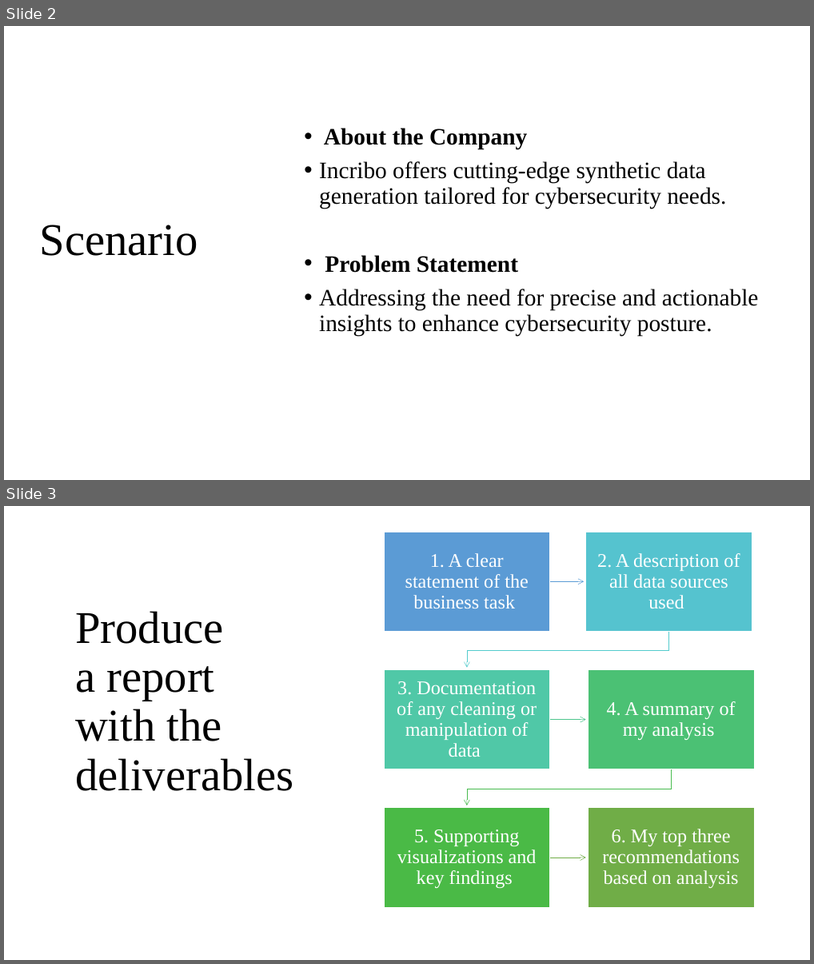
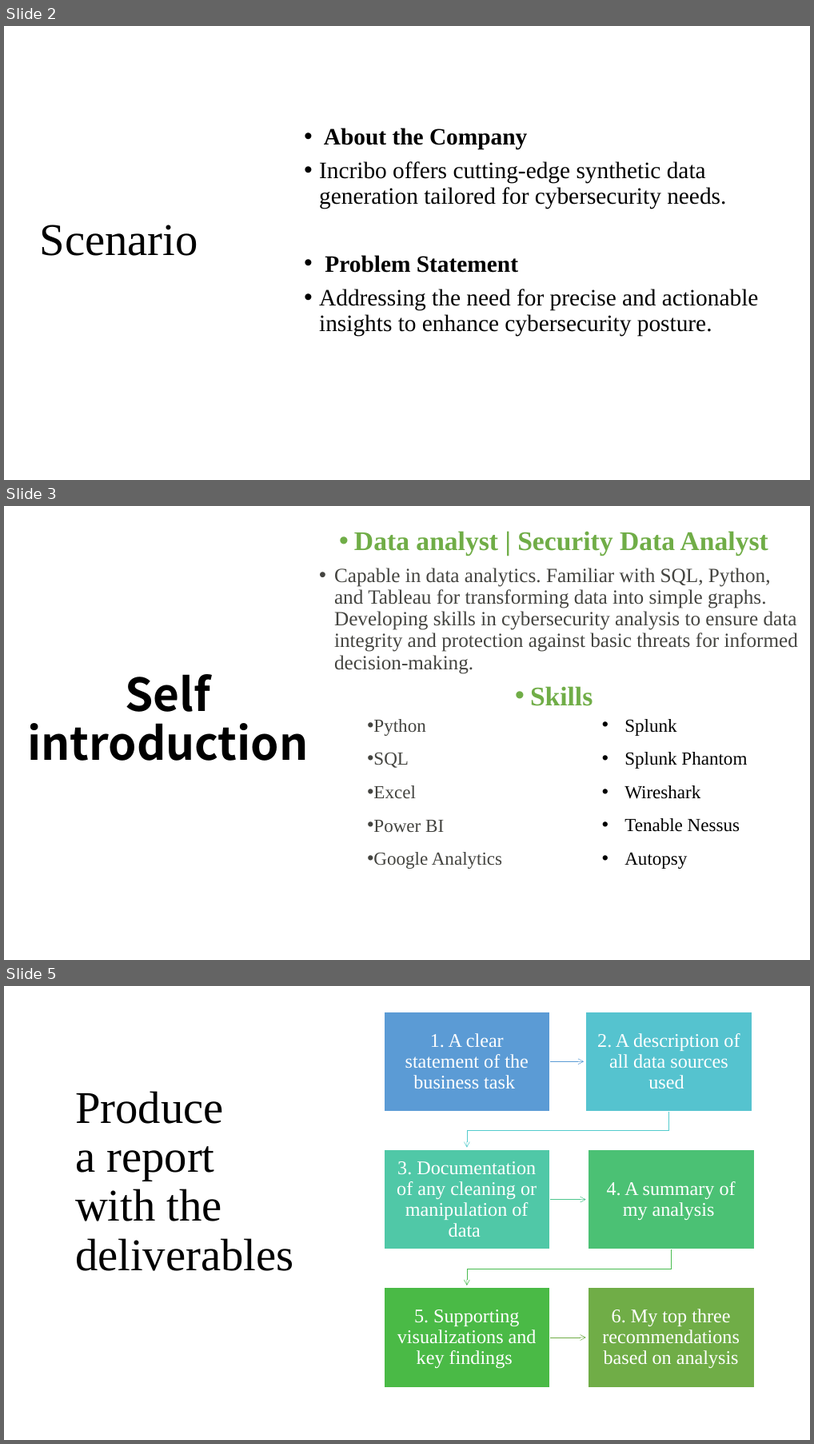
Before and after one commit to y4611676/Unanimous-Project, a slide deck: Enhance_network_security_by_analyzing_Inribo_synthetic_network_data_sets/Enhance_network_security_by_analyzing_Inribo_synthetic_network_data_sets.pptx. Shown one above the other, each under a label of ours: slides 2 and 3 before the commit, slides 2, 3 and 5 after it; the slides between them are not shown. The pictures are 814x964 and 814x1444 pixels, drawn with LibreOffice and Linux fonts; fonts in the diff are those of the drawing. Boxes give left, top, right and bottom in pixels: in the first picture for what was removed or moved away, otherwise in the second. Text is boxed around its words. In the diff, an @@ line names an element or a change of style, - is before the commit and + after.

```diff
--- a/Enhance_network_security_by_analyzing_Inribo_synthetic_network_data_sets/Enhance_network_security_by_analyzing_Inribo_synthetic_network_data_sets.pptx
+++ b/Enhance_network_security_by_analyzing_Inribo_synthetic_network_data_sets/Enhance_network_security_by_analyzing_Inribo_synthetic_network_data_sets.pptx
@@ slide 3 added at [4, 506, 810, 960], background #FFFFFF @@
@@ text added at [334, 531, 798, 706], 24 pt, text #444440 @@
+• Data analyst | Security Data Analyst
+• Capable in data analytics. Familiar with SQL, Python, and Tableau for transforming data into simple graphs. Developing skills in cybersecurity analysis to ensure data integrity and protection against basic threats for informed decision-making.
+• Skills
@@ title added at [27, 674, 309, 760], 54 pt, text #000000, bold @@
+Self introduction
@@ text added at [374, 719, 502, 868], 22 pt, text #444440 @@
+• Python
+• SQL
+• Excel
+• Power BI
+• Google Analytics
@@ text added at [625, 719, 747, 868], 22 pt, text #000000 @@
+• Splunk
+• Splunk Phantom
+• Wireshark
+• Tenable Nessus
+• Autopsy
@@ what was slide 3 is now slide 5 @@
```
Also in this commit, not shown: 6 slides changed, 3 other slides added, 2 other files.
